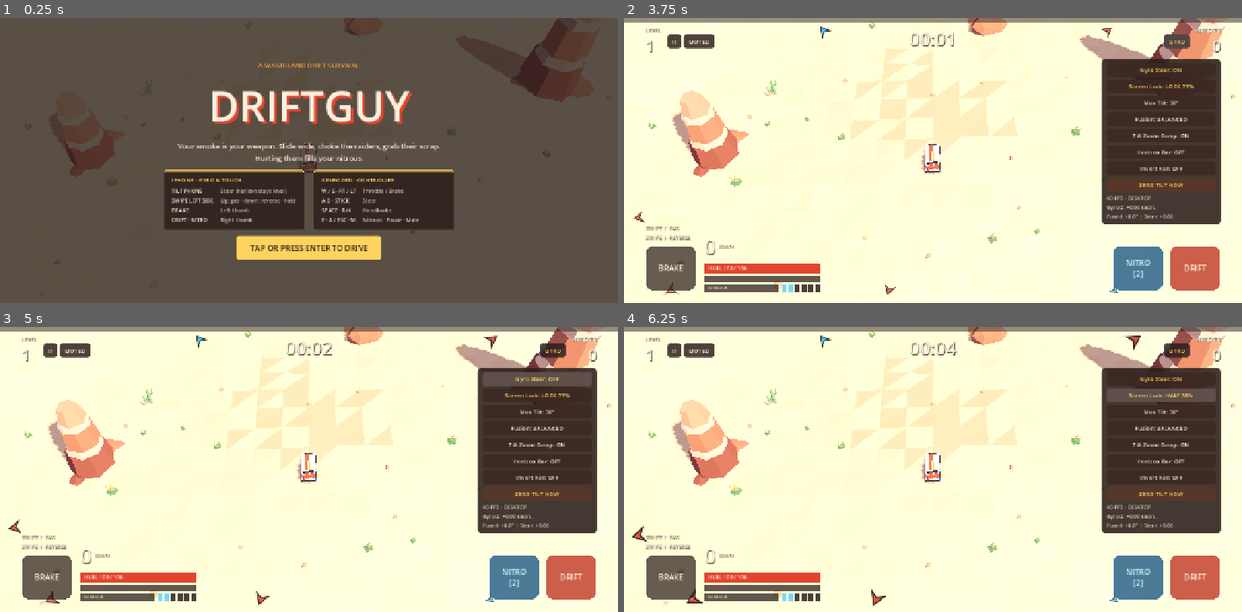
Above: before the commit, frames 1-4 (two rows, left to right).
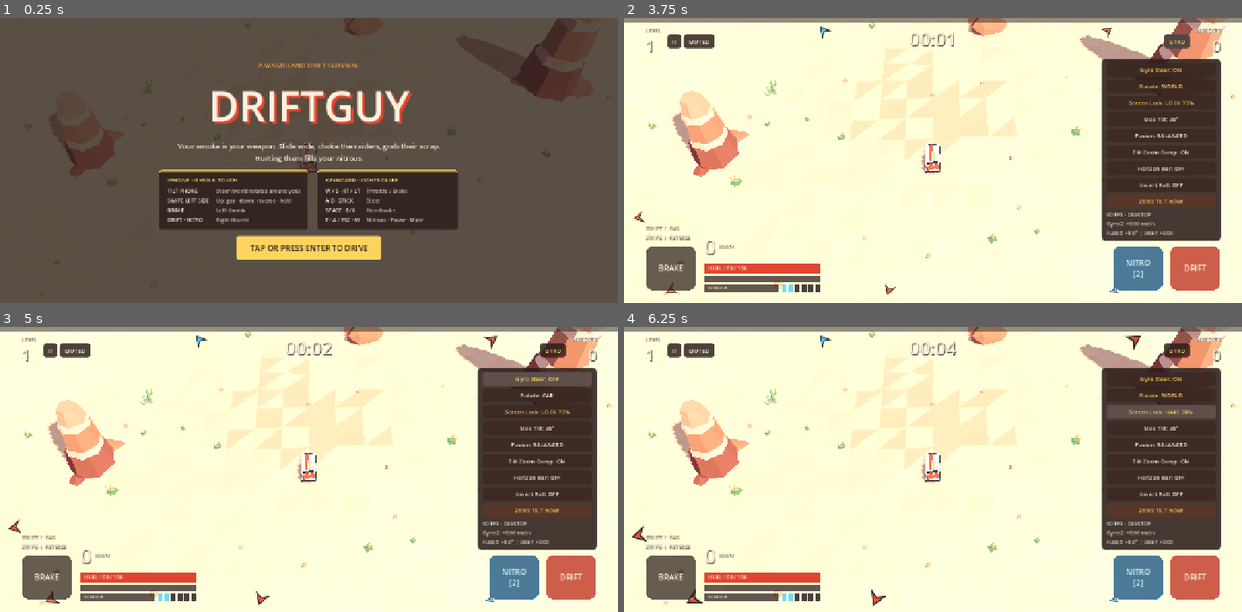
Above: after the commit, the same moments.

Repository: chikcne/driftguy
Game: Godot game, scene res://scenes/main.tscn
The game is run twice, just before and just after one commit, with the same random seed, the same clock (stepped at 60 frames per second) and the same inputs.
Inputs:
- Up to frame 1 (0.25 s): no input
- Up to frame 2 (3.75 s): click "TAP OR PRESS ENTER TO DRIVE" at 0.5 s; click "II" at 1.25 s; click "Restart Run" at 2 s; click "SFX ON" at 2.75 s; click "GYRO" at 3.5 s
- Up to frame 3 (5 s): click "Gyro Steer: ON" at 4.25 s
- Up to frame 4 (6.25 s): click "Gyro Steer: OFF" at 5 s; click "Screen Lock: LOCK 75%" at 5.75 s

The runs differ from the first frame. In frame 1, 1.9% of the frame differs, in the area x 25-74%, y 53-74%; in frame 2, 2.9%; in frame 3, 2.9%; in frame 4, 4.3%, in the area x 77-97%, y 21-79%.

Commit message:
Rotate camera with car heading so player always drives up
- Orbit camera yaw with car heading so driving always points toward the top of the screen
- Add a Rotate: WORLD / CAR toggle to the gyro tuning drawer
- Adjust threat marker angles by camera yaw
- Add SimMath.damp_angle helper

Diff:
--- a/godot-proto/scripts/gyro_stabilizer.gd
+++ b/godot-proto/scripts/gyro_stabilizer.gd
@@ -31,9 +31,11 @@
 var steer_curve := 1.25
 var gravity_correction := 0.035 # Complementary filter anchor weight per 60Hz tick
 var counter_rotate_scale := DEFAULT_COUNTER_ROTATE_SCALE # 1.0 = full horizon lock, 0.5 = half, 0.0 = off
+var world_rotate := true # When true, camera orbits with car heading so player always drives toward top of screen
 var invert_gyro := false
 var gyro_user_set := false
 var counter_rotate_user_set := false
+var world_rotate_user_set := false
 
 var has_hardware_imu := false
 var raw_gyro := Vector3.ZERO
@@ -56,6 +58,8 @@
 		gyro_enabled = tilt_driven
 	if not counter_rotate_user_set:
 		counter_rotate_scale = DEFAULT_COUNTER_ROTATE_SCALE if tilt_driven else 0.0
+	if not world_rotate_user_set:
+		world_rotate = gyro_enabled
 
 
 static func is_large_screen() -> bool:
--- a/godot-proto/scripts/hud.gd
+++ b/godot-proto/scripts/hud.gd
@@ -113,6 +113,7 @@
 var _tuning_panel: PanelContainer
 var _telemetry_label: Label
 var _gyro_btn: Button
+var _world_rotate_btn: Button
 var _lock_btn: Button
 var _tilt_btn: Button
 var _fusion_btn: Button
@@ -391,6 +392,8 @@
 	_lock_btn.text = "Screen Lock: " + LOCK_LABELS[_lock_idx]
 	_gyro_btn.text = "Gyro Steer: " + ("ON" if _stabilizer.gyro_enabled else "OFF")
 	_gyro_btn.add_theme_color_override("font_color", Palette.SCRAP if _stabilizer.gyro_enabled else Palette.PAPER)
+	_world_rotate_btn.text = "Rotate: " + ("WORLD" if _stabilizer.world_rotate else "CAR")
+	_world_rotate_btn.add_theme_color_override("font_color", Palette.SCRAP if _stabilizer.world_rotate else Palette.PAPER)
 
 
 func _counter_rotate_upgrade_picker() -> void:
@@ -785,7 +788,7 @@
 	arrow.visible = true
 
 
-func set_threats(threats: Array, display_roll: float) -> void:
+func set_threats(threats: Array, display_roll: float, cam_yaw: float = 0.0) -> void:
 	var vp_size := _root.get_viewport_rect().size
 	if vp_size.x < 10.0 or vp_size.y < 10.0:
 		return
@@ -802,8 +805,9 @@
 			_threat_markers.append(_add_threat_marker())
 		var m := _threat_markers[i]
 		var incoming := threat.countdown > 0.0
-		var raw_x := sin(threat.bearing)
-		var raw_y := -cos(threat.bearing) * GROUND_FORESHORTENING
+		var rel_bearing := threat.bearing - cam_yaw
+		var raw_x := sin(rel_bearing)
+		var raw_y := -cos(rel_bearing) * GROUND_FORESHORTENING
 		# Rotate screen direction to stay aligned with counter-rotated horizon camera
 		var rx := raw_x * cr - raw_y * sr
 		var ry := raw_x * sr + raw_y * cr
@@ -1117,7 +1121,7 @@
 	top_right.offset_left = -290.0
 	top_right.offset_right = -44.0
 	top_right.offset_top = 18.0
-	top_right.offset_bottom = 390.0
+	top_right.offset_bottom = 430.0
 	top_right.add_theme_constant_override("separation", 6)
 	top_right.mouse_filter = Control.MOUSE_FILTER_IGNORE
 	_hud_layer.add_child(top_right)
@@ -1291,6 +1295,10 @@
 	_gyro_btn.pressed.connect(_toggle_gyro)
 	list.add_child(_gyro_btn)
 
+	_world_rotate_btn = _make_pill_button("Rotate: WORLD", Color("#3c2823"), Palette.SCRAP)
+	_world_rotate_btn.pressed.connect(_toggle_world_rotate)
+	list.add_child(_world_rotate_btn)
+
 	_lock_btn = _make_pill_button("Screen Lock: " + LOCK_LABELS[_lock_idx], Color("#3c2823"), Palette.SCRAP)
 	_lock_btn.pressed.connect(_cycle_lock)
 	list.add_child(_lock_btn)
@@ -1369,7 +1377,7 @@
 	center.add_child(controls_row)
 
 	controls_row.add_child(_make_control_card("IPHONE · GYRO & TOUCH", [
-		["TILT PHONE", "Steer (horizon stays level)"],
+		["TILT PHONE", "Steer (world rotates around you)"],
 		["SWIPE LEFT SIDE", "Up: gas · down: reverse · hold"],
 		["BRAKE", "Left thumb"],
 		["DRIFT · NITRO", "Right thumb"],
@@ -1600,6 +1608,14 @@
 func _toggle_gyro() -> void:
 	_stabilizer.gyro_enabled = not _stabilizer.gyro_enabled
 	_stabilizer.gyro_user_set = true
+	if not _stabilizer.world_rotate_user_set:
+		_stabilizer.world_rotate = _stabilizer.gyro_enabled
+	sync_gyro_settings()
+
+
+func _toggle_world_rotate() -> void:
+	_stabilizer.world_rotate = not _stabilizer.world_rotate
+	_stabilizer.world_rotate_user_set = true
 	sync_gyro_settings()
 
 
--- a/godot-proto/scripts/main.gd
+++ b/godot-proto/scripts/main.gd
@@ -11,6 +11,7 @@
 const CAMERA_DISTANCE_SLOW := 70.0
 const CAMERA_DISTANCE_FAST := 100.0
 const CAMERA_LOOK_AHEAD_SECONDS := 0.45
+const CAMERA_YAW_FOLLOW_RATE := 10.0
 const CAMERA_FOV_DEG := 31.5
 const TILT_ZOOM_EXTRA := 11.0
 const CAR_RADIUS := 1.45
@@ -116,6 +117,7 @@
 var _cam_dir := CAMERA_OFFSET.normalized()
 var _cam_target := Vector3.ZERO # Godot space (sim_x, y, -sim_z)
 var _cam_distance := CAMERA_DISTANCE_SLOW
+var _cam_yaw := 0.0
 var _dust_acc := 0.0
 var _death_timer := 0.0
 var _smoke_output := 0.0
@@ -606,7 +608,7 @@
 	)
 	_hud.set_enemy_indicators(_enemies.active, _spawner.threats, _combat.get_pickups(), _car, _camera)
 	Perf.mark("hud.frame+indicators")
-	_hud.set_threats(_spawner.threats, _stabilizer.display_roll)
+	_hud.set_threats(_spawner.threats, _stabilizer.display_roll, _cam_yaw)
 	var nitro_fill := 0.0
 	if _nitro_burn > 0.0:
 		nitro_fill = _nitro_burn / NITROUS_SECONDS
@@ -1083,6 +1085,7 @@
 	var h := DesertTerrain.ground_height(_car.x, _car.z)
 	_cam_target = Vector3(_car.x, h, -_car.z)
 	_cam_distance = CAMERA_DISTANCE_SLOW
+	_cam_yaw = SimMath.wrap_angle(_car.heading) if _stabilizer.world_rotate else 0.0
 	_nitro_view = 0.0
 	_nitro_pull = 0.0
 	_nitro_kick = 0.0
@@ -1099,15 +1102,18 @@
 	var aim_x := _car.x + _car.vx * look_ahead
 	var aim_z := _car.z + _car.vz * look_ahead
 	var aim_y := DesertTerrain.ground_height(_car.x, _car.z)
+	var target_yaw := _car.heading if _stabilizer.world_rotate else 0.0
 
 	if dt > 0.0:
 		_cam_target.x = SimMath.damp(_cam_target.x, aim_x, 5.0, dt)
 		_cam_target.z = SimMath.damp(_cam_target.z, -aim_z, 5.0, dt)
 		_cam_target.y = SimMath.damp(_cam_target.y, aim_y, 3.0, dt)
 		_cam_distance = SimMath.damp(_cam_distance, lerpf(CAMERA_DISTANCE_SLOW, CAMERA_DISTANCE_FAST, speed_fraction), 1.5, dt)
+		_cam_yaw = SimMath.damp_angle(_cam_yaw, target_yaw, CAMERA_YAW_FOLLOW_RATE, dt)
 	else:
 		_cam_target = Vector3(aim_x, aim_y, -aim_z)
 		_cam_distance = CAMERA_DISTANCE_SLOW
+		_cam_yaw = SimMath.wrap_angle(target_yaw)
 
 	_shake = maxf(NITROUS_SHAKE * _nitro_level, _shake - dt * 2.2)
 	var jolt := _shake * _shake * 1.6
@@ -1119,9 +1125,10 @@
 
 	var tilt_zoom := TILT_ZOOM_EXTRA * absf(sin(_stabilizer.display_roll)) if _hud.zoom_compensation else 0.0
 	var distance := _cam_distance + NITROUS_PULLBACK * _nitro_pull + tilt_zoom
+	var cam_dir := _cam_dir.rotated(Vector3.UP, -_cam_yaw)
 
 	_camera.fov = CAMERA_FOV_DEG + NITROUS_FOV_DEG * _nitro_view + NITROUS_FOV_KICK_DEG * _nitro_kick * _nitro_kick
-	_camera.position = _cam_target + _cam_dir * distance + shake_vec
+	_camera.position = _cam_target + cam_dir * distance + shake_vec
 	_aim_camera()
 
 
--- a/godot-proto/scripts/sim_math.gd
+++ b/godot-proto/scripts/sim_math.gd
@@ -13,6 +13,11 @@
 
 static func damp(from_val: float, to_val: float, rate: float, dt: float) -> float:
 	return lerpf(from_val, to_val, 1.0 - exp(-rate * dt))
+
+
+static func damp_angle(from_angle: float, to_angle: float, rate: float, dt: float) -> float:
+	var diff := wrap_angle(to_angle - from_angle)
+	return wrap_angle(from_angle + diff * (1.0 - exp(-rate * dt)))
 
 
 static func smoothstep_f(edge0: float, edge1: float, v: float) -> float:
